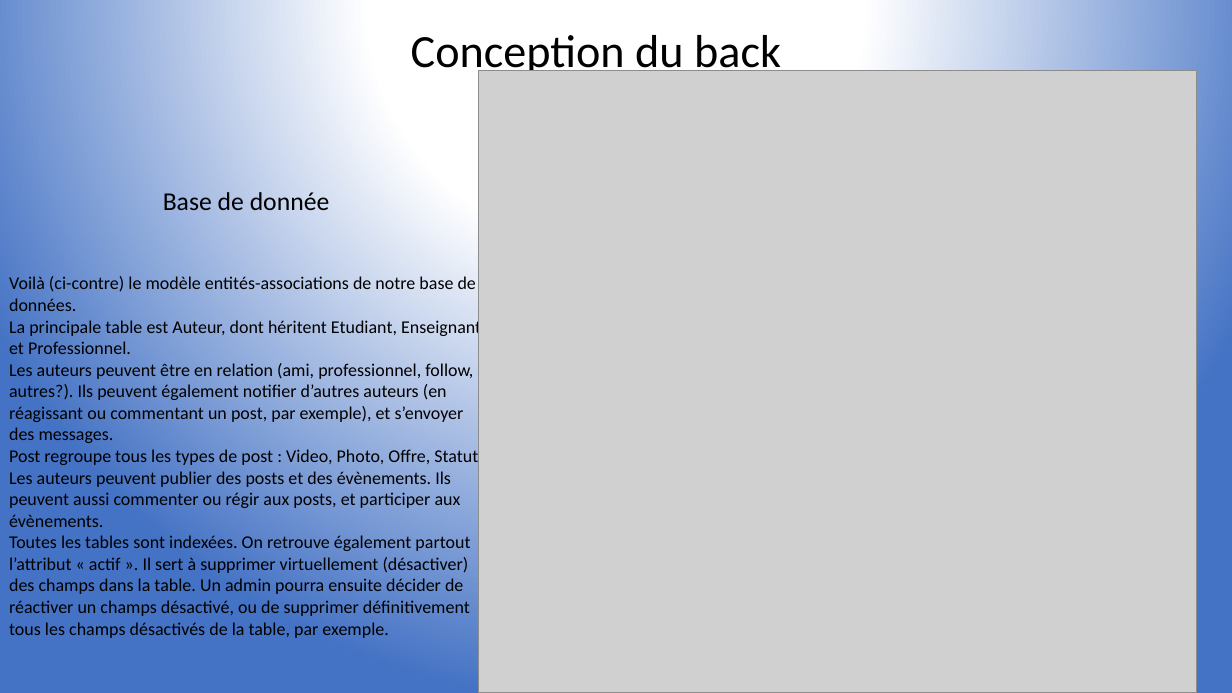
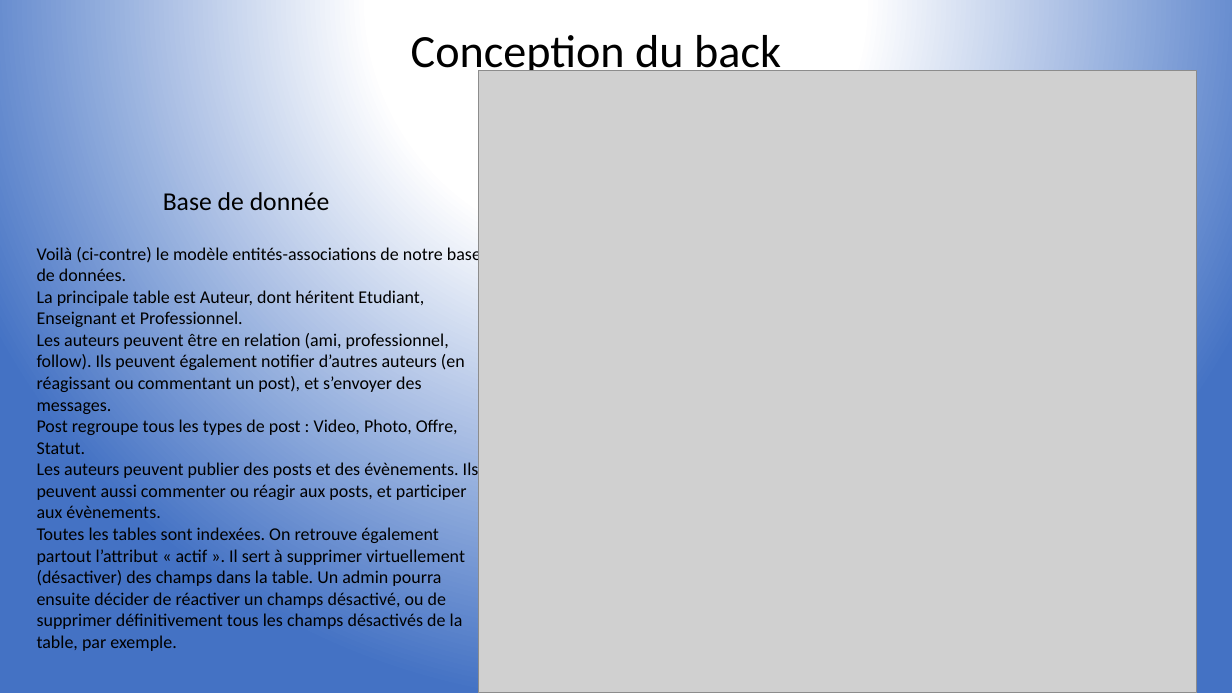
Before and after one commit to Maxtoq/ECELink, a slide deck: slide 3 of Présentation_finale.pptx. Drawn at 1232x693 pixels with LibreOffice and Linux fonts; fonts in the diff are those of the drawing; grey boxes stand for pictures. Boxes give left, top, right and bottom in pixels: in the first picture for what was removed or moved away, otherwise in the second. Text is boxed around its words. In the diff, an @@ line names an element or a change of style, - is before the commit and + after.

```diff
--- a/Présentation_finale.pptx
+++ b/Présentation_finale.pptx
@@ text "Voilà (ci-contre) le modèle entités-associations ...": place and size @@
-text "Voilà (ci-contre) le modèle entités-associations ..." at box(9, 276, 483, 638)
+text "Voilà (ci-contre) le modèle entités-associations ..." at box(37, 245, 481, 651)
@@ text at box(37, 333, 465, 414): text changed @@
-Les auteurs peuvent être en relation (ami, professionnel, follow, autres?). Ils peuvent également notifier d’autres auteurs (en réagissant ou commentant un post, par exemple), et s’envoyer des messages.
+Les auteurs peuvent être en relation (ami, professionnel, follow). Ils peuvent également notifier d’autres auteurs (en réagissant ou commentant un post), et s’envoyer des messages.
@@ text at box(37, 461, 479, 518): text changed @@
-Les auteurs peuvent publier des posts et des évènements. Ils peuvent aussi commenter ou régir aux posts, et participer aux évènements.
+Les auteurs peuvent publier des posts et des évènements. Ils peuvent aussi commenter ou réagir aux posts, et participer aux évènements.
```
Also in this commit, not shown: 5 other slides changed.
